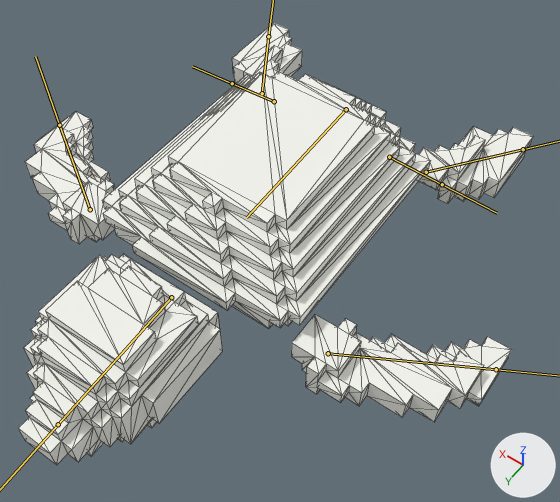
The FBX model Meshes/Turtle_01a.fbx: old version first, new version second.
The view is the same before and after, from a camera (50 mm lens) standing at (-2.57, 3.21, 4.77) and looking at (-0.33, 0.08, -0.14). The axes (+X, +Y, +Z) are drawn at lower right. The lights are the same throughout. The bones that bend it are drawn over the model as lines. Mesh edges are drawn as thin lines.

The first picture shows 'SM_Turtle_A1_ML.003'.
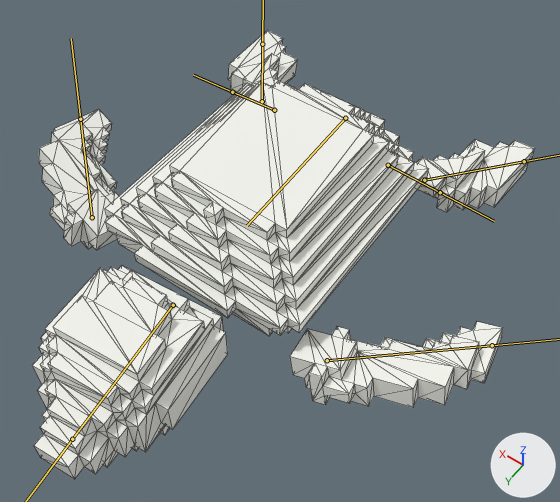
The newer file adds an action. The first version stands in its rest pose; the second is drawn at frame 21 of the action 'Armature|Idle'.

The change in detail:
Bone 'Body' (bone_body) moves from (0.0, 0.0, 0.0) to (0.0, 0.0, -0.1).
Bone 'Head' (bone_head) turns from (0, 0, 0) to (0, 0, 5) degrees about its own x, y and z.
Bone 'R.Arm' (bone_r_arm) turns from (0, 0, 0) to (4, 15, -9) degrees about its own x, y and z.
Bone 'L.Arm' (bone_l_arm) turns from (0, 0, 0) to (4, -15, 9) degrees about its own x, y and z.
Bone 'R.Leg' (bone_r_leg) turns from (0, 0, 0) to (1, 5, 4) degrees about its own x, y and z.
Bone 'L.Leg' (bone_l_leg) turns from (0, 0, 0) to (1, -5, -4) degrees about its own x, y and z.

Location of each change, [x1, y1, x2, y2] in pixels of the pictures (560 x 502 px):
'SM_Turtle_A1_ML.003', posed
    before: [18, 23, 533, 465]
    after: [32, 31, 535, 479]
bone 'Body', root to tip
    before: (346, 109) to (246, 217)
    after: (345, 118) to (247, 225)
bone 'Head', root to tip
    before: (171, 297) to (58, 424)
    after: (173, 305) to (72, 439)
bone 'R.Arm', root to tip
    before: (90, 209) to (59, 125)
    after: (92, 217) to (80, 119)
bone 'L.Arm', root to tip
    before: (328, 353) to (496, 369)
    after: (327, 360) to (492, 345)
bone 'R.Leg', root to tip
    before: (262, 93) to (268, 36)
    after: (262, 101) to (262, 44)
bone 'L.Leg', root to tip
    before: (426, 172) to (523, 149)
    after: (424, 180) to (524, 161)
